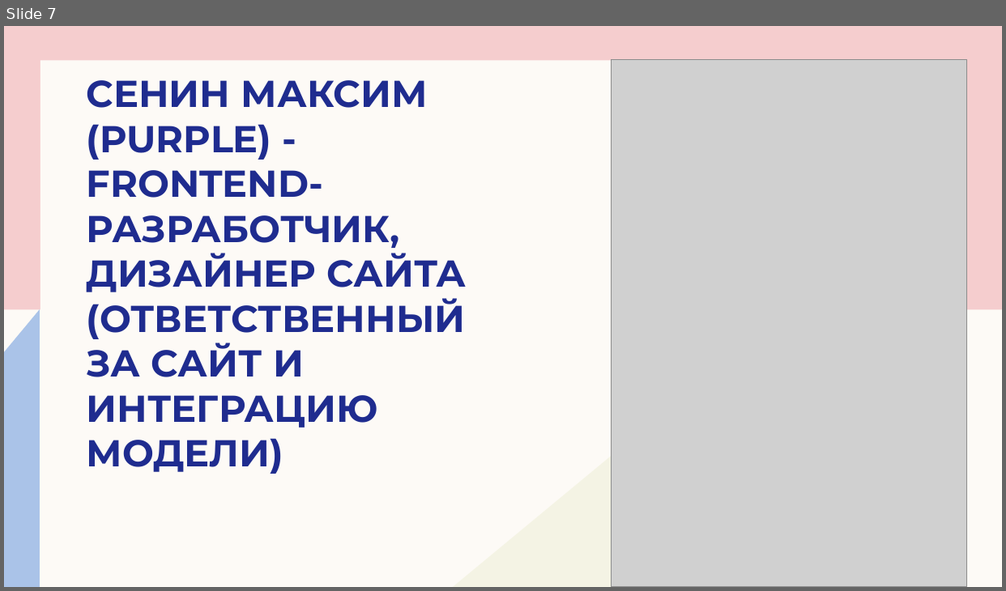
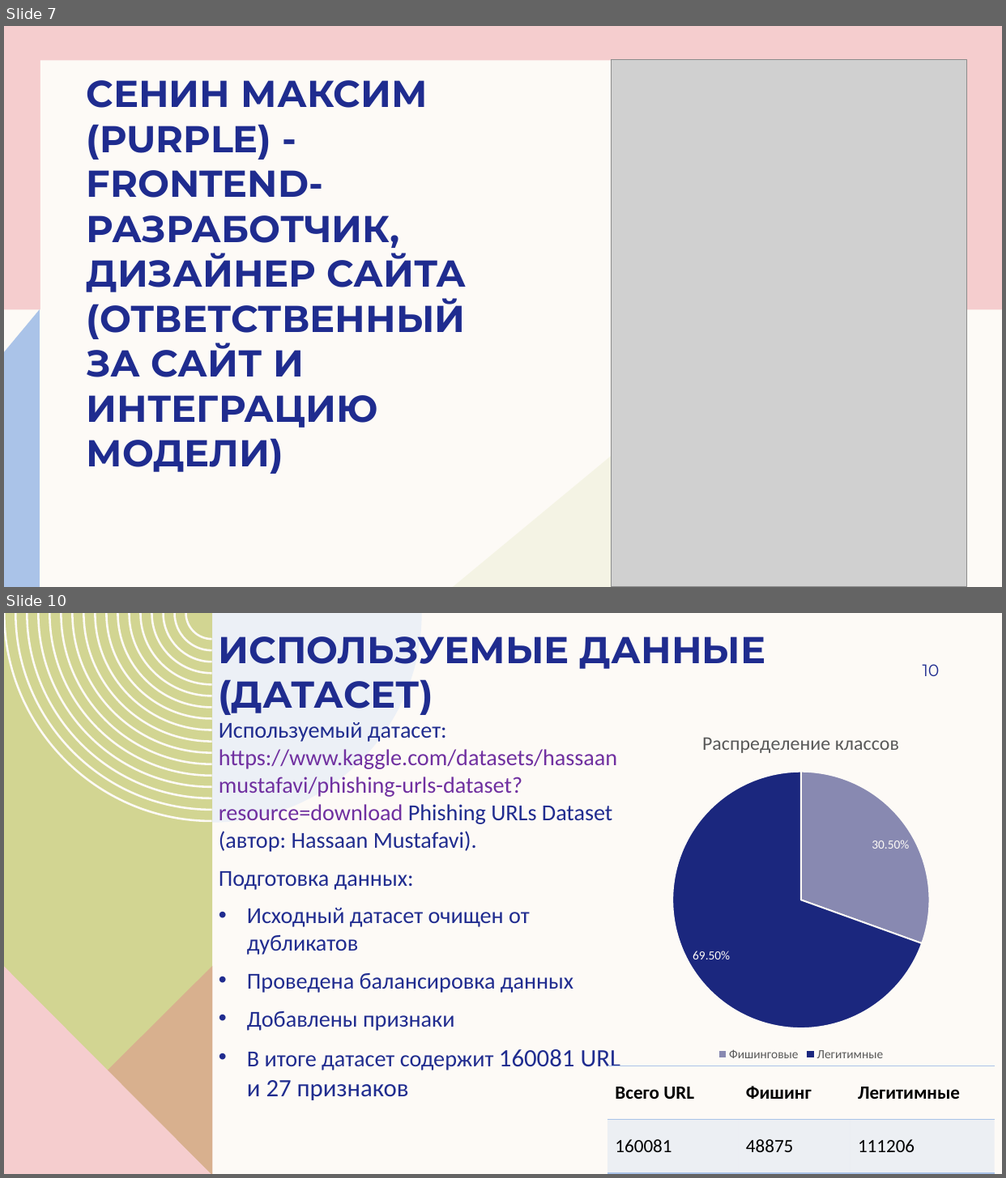
Before and after one commit to andreyilych/cs2valvesoftware, a slide deck: анализатор подозрительности доменных имен (DNS).pptx. Shown one above the other, each under a label of ours: slide 7 before the commit, slides 7 and 10 after it; the slides between them are not shown. The pictures are 1006x591 and 1006x1178 pixels, drawn with LibreOffice and Linux fonts; fonts in the diff are those of the drawing; grey boxes stand for pictures. Boxes give left, top, right and bottom in pixels: in the first picture for what was removed or moved away, otherwise in the second. Text is boxed around its words. In the diff, an @@ line names an element or a change of style, - is before the commit and + after.

```diff
--- a/анализатор подозрительности доменных имен (DNS).pptx
+++ b/анализатор подозрительности доменных имен (DNS).pptx
@@ slide 10 added at [4,613,1002,1174], background #FDFAF6 @@
@@ freeform shape added at [4,613,212,1174], fill #D2D592 @@
@@ freeform shape added at [4,613,212,822], fill #FDFAF6 @@
@@ freeform shape added at [212,613,422,823], fill #DDE7F6 at 50% opacity @@
@@ title added at [219,636,766,715], 36 pt, text #1F2C8F, bold @@
+ИСПОЛЬЗУЕМЫЕ ДАННЫЕ (ДАТАСЕТ)
@@ page number added at [923,664,940,676], 16 pt, text #1F2C8F @@
+10
@@ text added at [219,722,620,1101], 22 pt, text #202C8F @@
+Используемый датасет:
+https://www.kaggle.com/datasets/hassaanmustafavi/phishing-urls-dataset?resource=download Phishing URLs Dataset (автор: Hassaan Mustafavi).
+Подготовка данных:
+• Исходный датасет очищен от дубликатов
+• Проведена балансировка данных
+• Добавлены признаки
+• В итоге датасет содержит 160081 URL и 27 признаков
@@ pie chart added at [607,715,995,1066] @@
+title "Распределение классов"
+categories: Фишинговые, Легитимные
+Распределение классов: 0.305, 0.695
@@ freeform shape added at [4,966,212,1174], fill #DE8C8C at 50% opacity @@
@@ freeform shape added at [4,965,212,1174], fill #F5CDCE @@
@@ table added at [607,1066,994,1174], 2 rows, 3 columns @@
+Всего URL | Фишинг | Легитимные
+160081 | 48875 | 111206
```
Also in this commit, not shown: 8 slides changed, 9 other slides added, 2 slides removed.
